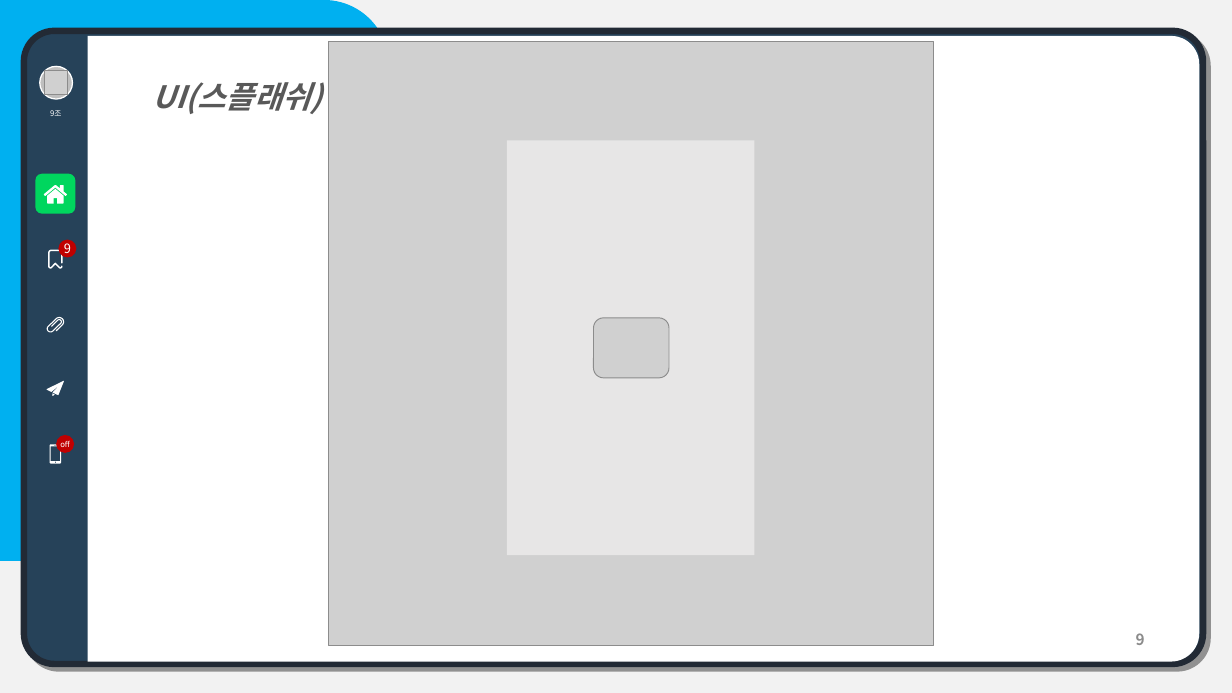
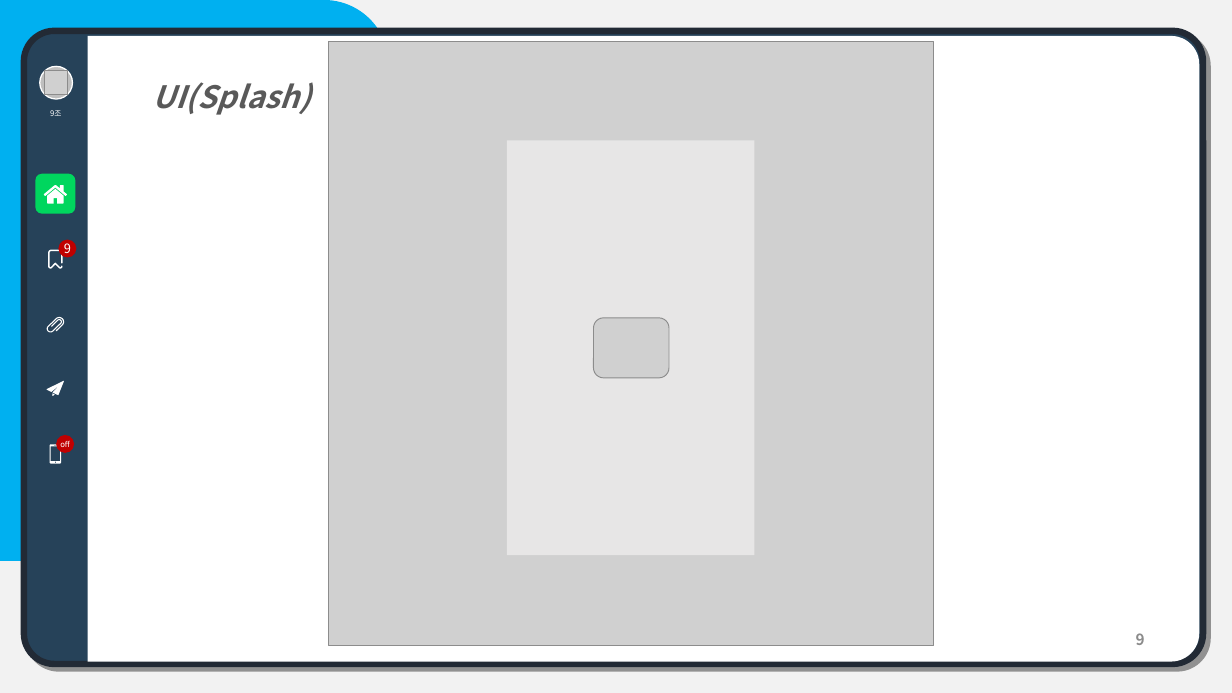
Before and after one commit to MMuhwon/OpenSourceProject, a slide deck: slide 9 of #03/[오픈소스전문프로젝트 Report #03]장재원, 조창권, 윤정환, 이석범.pptx. Drawn at 1232x693 pixels with LibreOffice and Linux fonts; fonts in the diff are those of the drawing; grey boxes stand for pictures. Boxes give left, top, right and bottom in pixels: in the first picture for what was removed or moved away, otherwise in the second. Text is boxed around its words. In the diff, an @@ line names an element or a change of style, - is before the commit and + after.

```diff
--- a/#03/[오픈소스전문프로젝트 Report #03]장재원, 조창권, 윤정환, 이석범.pptx
+++ b/#03/[오픈소스전문프로젝트 Report #03]장재원, 조창권, 윤정환, 이석범.pptx
@@ text at <box>153,82,311,115</box>: text changed @@
-UI(스플래쉬)
+UI(Splash)
```
Also in this commit, not shown: 1 other slide changed, 4 slides added.
